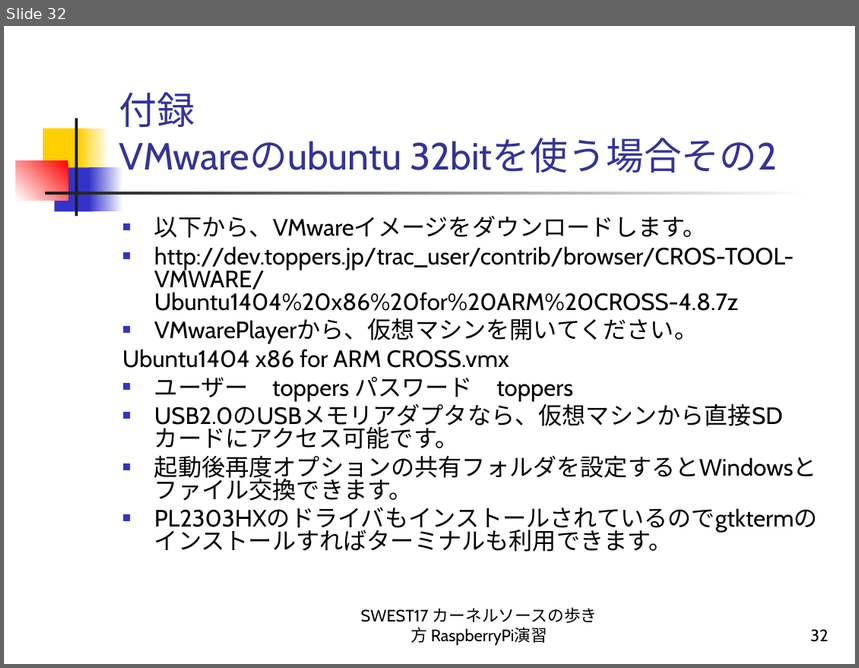
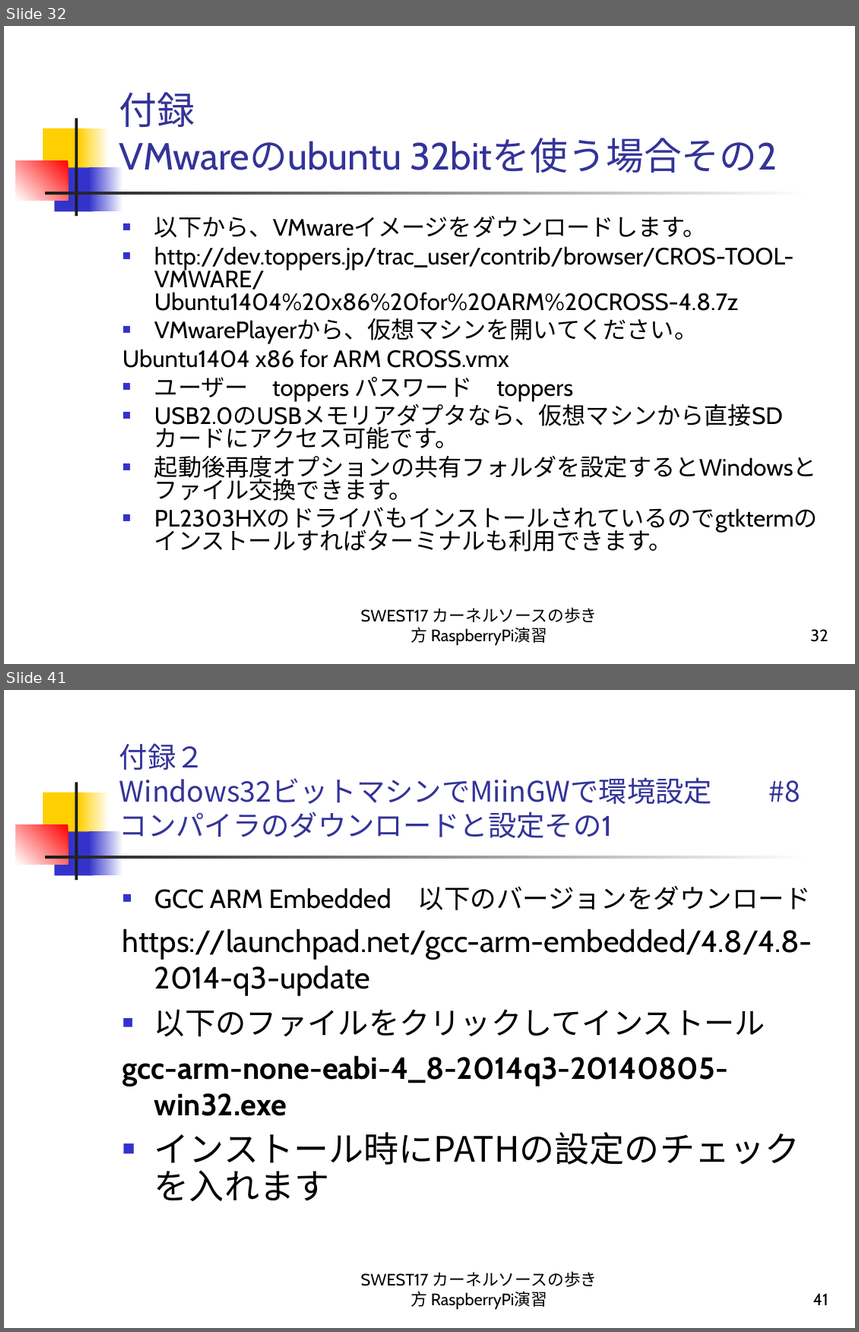
Before and after one commit to alvstakahashi/RPI-SHRINK-SSP-FULL, a slide deck: カーネルソースの歩き方 RaspberryPi演習.ppt. Shown one above the other, each under a label of ours: slide 32 before the commit, slides 32 and 41 after it; the slides between them are not shown. The pictures are 859x668 and 859x1332 pixels, drawn with LibreOffice and Linux fonts; fonts in the diff are those of the drawing. Boxes give left, top, right and bottom in pixels: in the first picture for what was removed or moved away, otherwise in the second. Text is boxed around its words. In the diff, an @@ line names an element or a change of style, - is before the commit and + after.

Commit message:
資料追記　win32
資料追記　32bitWinでのmingwセットアップ追記

```diff
--- a/カーネルソースの歩き方 RaspberryPi演習.ppt
+++ b/カーネルソースの歩き方 RaspberryPi演習.ppt
@@ slide 41 added at [4, 690, 855, 1328], background #FFFFFF; not listed: 7 template elements that a slide beside it also shows @@
@@ title added at [120, 743, 712, 838], 24 pt, text #333399 @@
+付録２
+Windows32ビットマシンでMiinGWで環境設定 #8
+コンパイラのダウンロードと設定その1
@@ text added at [123, 886, 813, 1171], 25.9 pt, text #000000 @@
+■ GCC ARM Embedded 以下のバージョンをダウンロード
+https://launchpad.net/gcc-arm-embedded/4.8/4.8-2014-q3-update
+■ 以下のファイルをクリックしてインストール
+gcc-arm-none-eabi-4_8-2014q3-20140805-win32.exe
+■ インストール時にPATHの設定のチェックを入れます
@@ text added at [361, 1271, 598, 1310], 14 pt, text #000000 @@
+SWEST17 カーネルソースの歩き方 RaspberryPi演習
@@ page number added at [813, 1293, 829, 1306], 14 pt, text #000000 @@
+41
```
Also in this commit, not shown: 1 slide changed, 10 other slides added.
